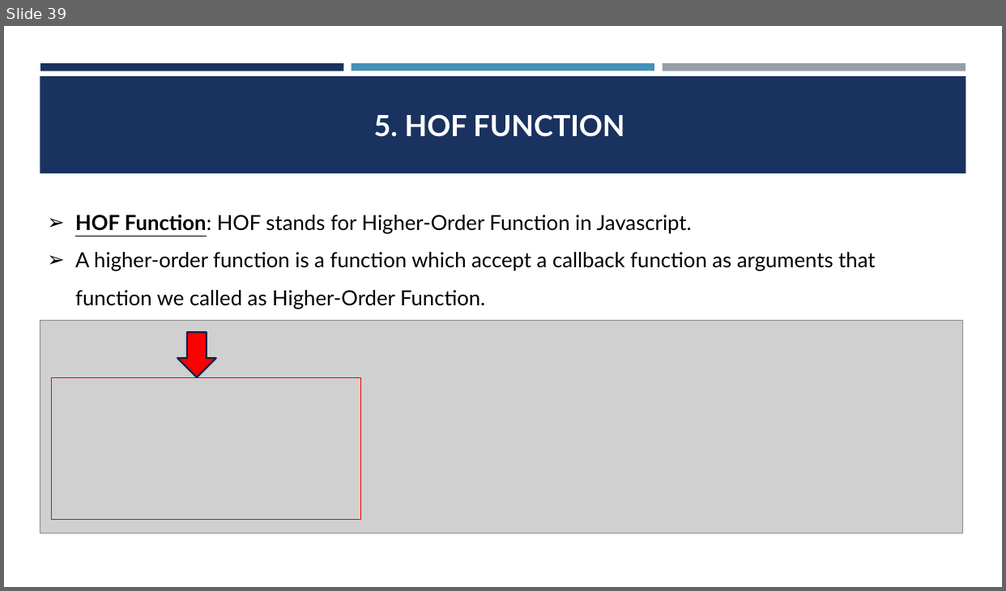
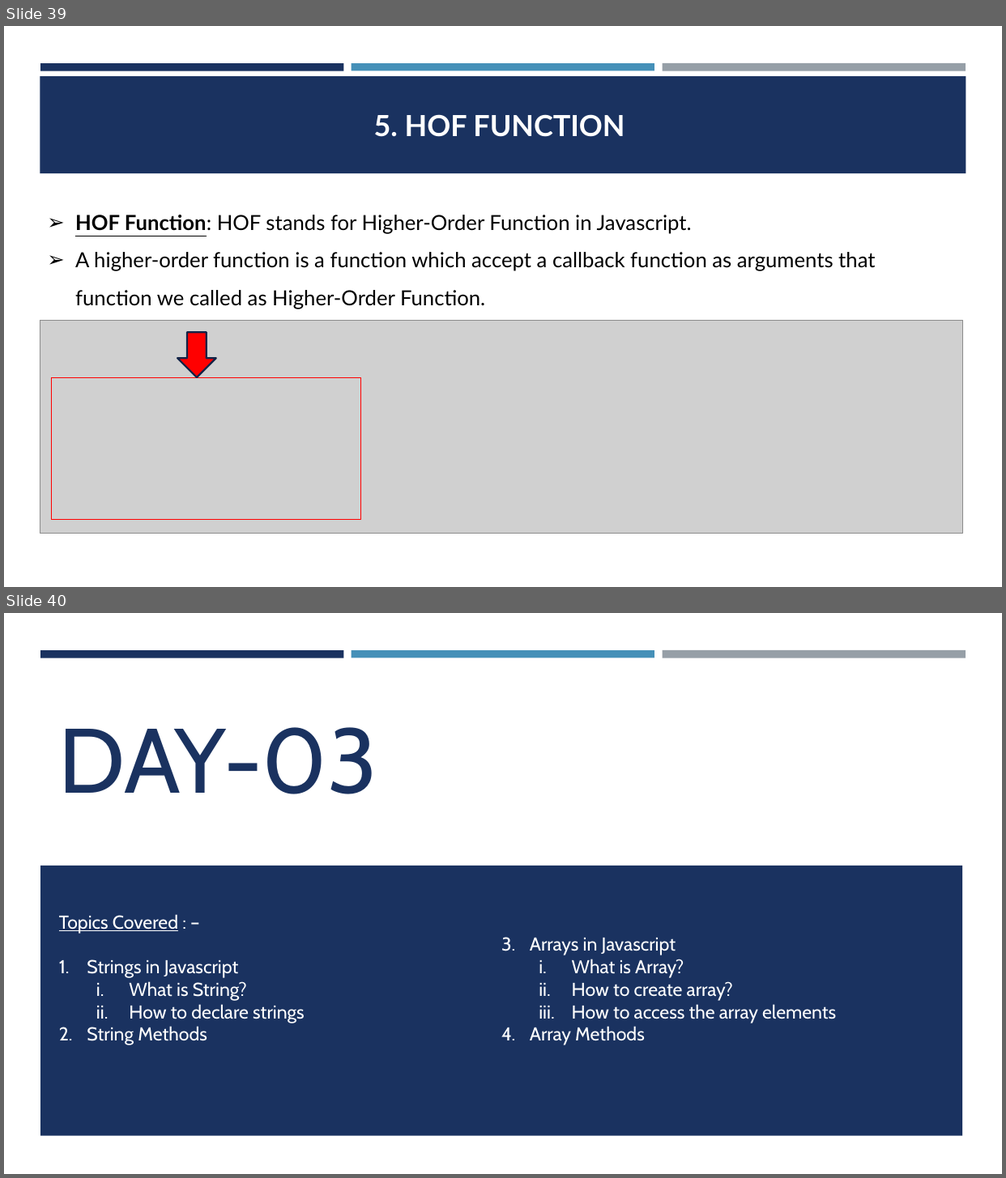
Before and after one commit to CodeCrafterRohit/PEC-Training, a slide deck: JAVASCRIPT/JAVASCRIPT PPT.pptx. Shown one above the other, each under a label of ours: slide 39 before the commit, slides 39 and 40 after it. The pictures are 1006x591 and 1006x1178 pixels, drawn with LibreOffice and Linux fonts; fonts in the diff are those of the drawing; grey boxes stand for pictures. Boxes give left, top, right and bottom in pixels: in the first picture for what was removed or moved away, otherwise in the second. Text is boxed around its words. In the diff, an @@ line names an element or a change of style, - is before the commit and + after.

```diff
--- a/JAVASCRIPT/JAVASCRIPT PPT.pptx
+++ b/JAVASCRIPT/JAVASCRIPT PPT.pptx
@@ slide 40 added at <box>4,613,1002,1174</box>, background #FFFFFF; not listed: 3 template elements that a slide beside it also shows @@
@@ title added at <box>59,727,377,794</box>, 88 pt, text #1A3260 @@
+DAY-03
@@ rectangle added at <box>40,865,963,1135</box>, fill #1A3260 @@
@@ text added at <box>59,914,836,1046</box>, 18 pt, text #FFFFFF @@
+Topics Covered : –
+1. Strings in Javascript
+  i. What is String?
+  ii. How to declare strings
+2. String Methods
+3. Arrays in Javascript
+  i. What is Array?
+  ii. How to create array?
+  iii. How to access the array elements
+4. Array Methods
```
Also in this commit, not shown: 13 other slides added, 13 other files.
